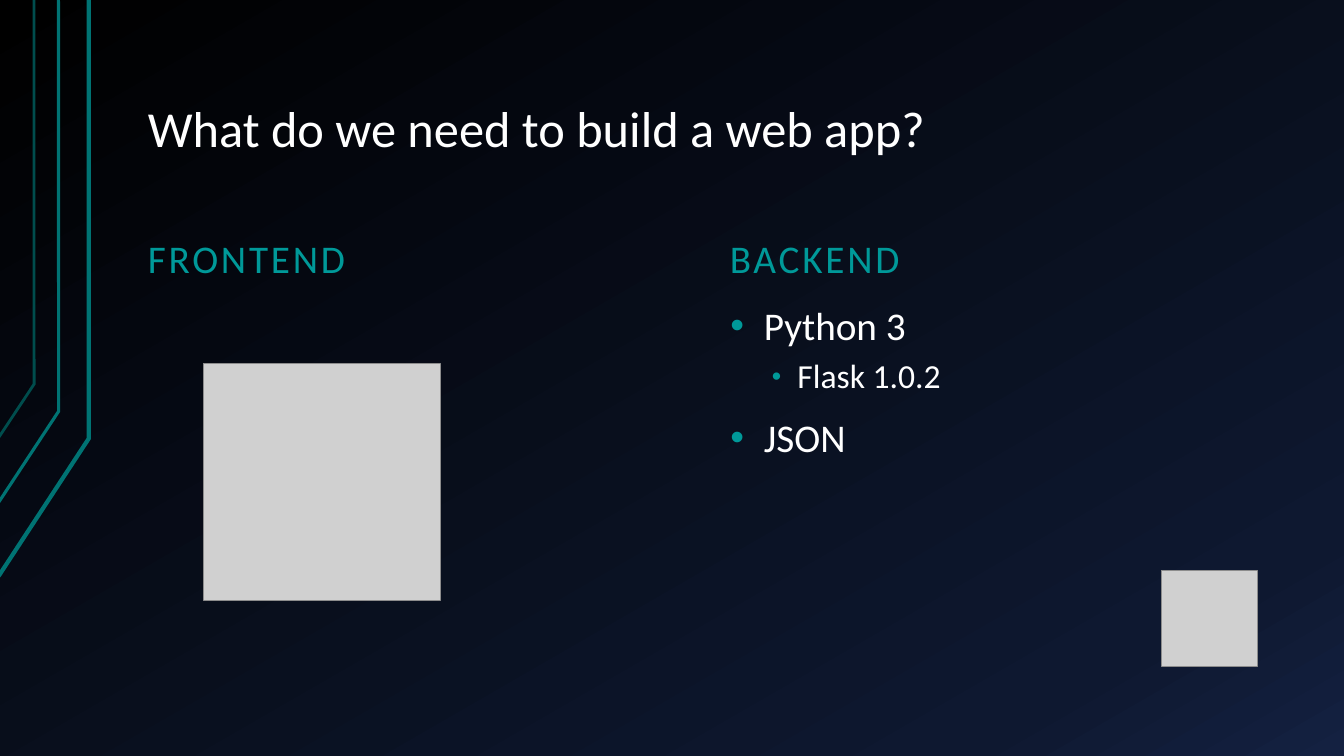
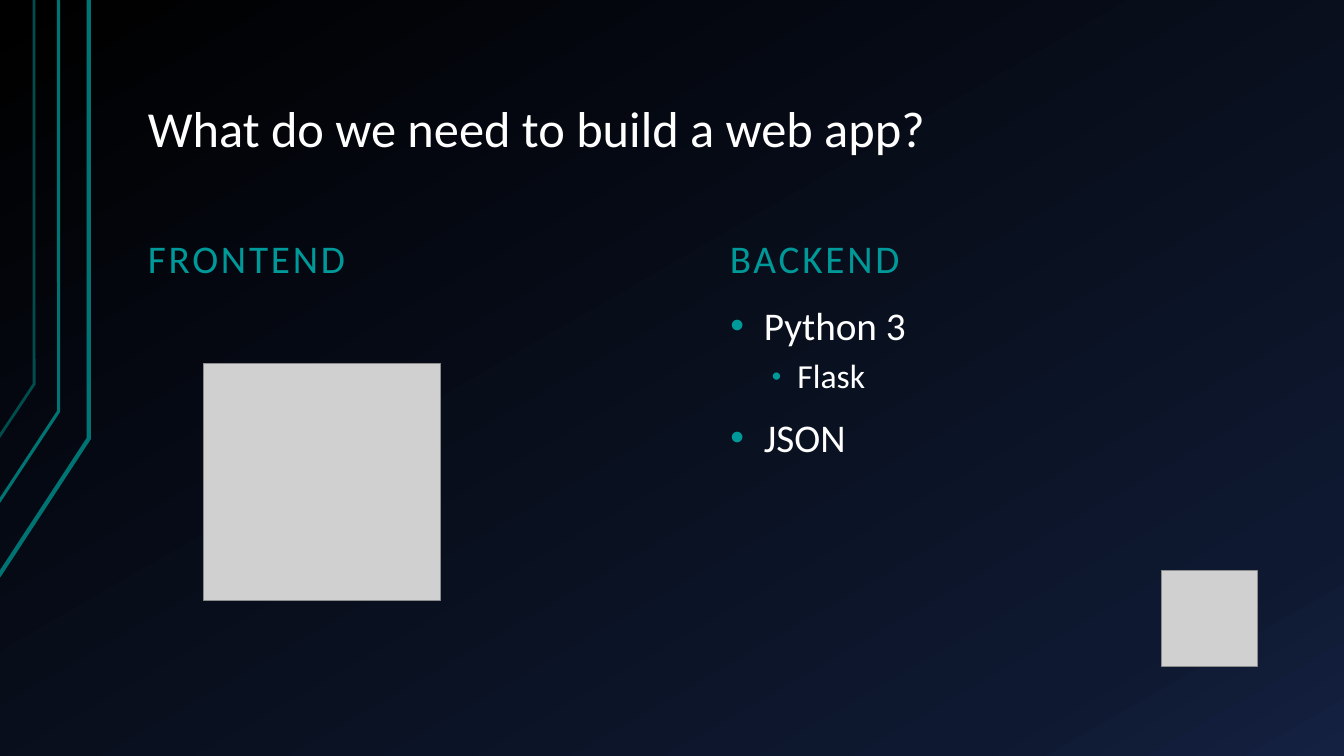
Before and after one commit to jonZlotnik/marihacks2019-python-flask, a slide deck: slide 7 of presentation/marihacks2019-presentation-withnotes.pptx (slide 6 before the commit). Drawn at 1344x756 pixels with LibreOffice and Linux fonts; fonts in the diff are those of the drawing; grey boxes stand for pictures. Boxes give left, top, right and bottom in pixels: in the first picture for what was removed or moved away, otherwise in the second. Text is boxed around its words. In the diff, an @@ line names an element or a change of style, - is before the commit and + after.

```diff
--- a/presentation/marihacks2019-presentation-withnotes.pptx
+++ b/presentation/marihacks2019-presentation-withnotes.pptx
@@ text at (797,364,865,389): text changed @@
-  • Flask 1.0.2
+  • Flask
```
Also in this commit, not shown: 5 other slides changed, 1 slide added, 19 other files.
